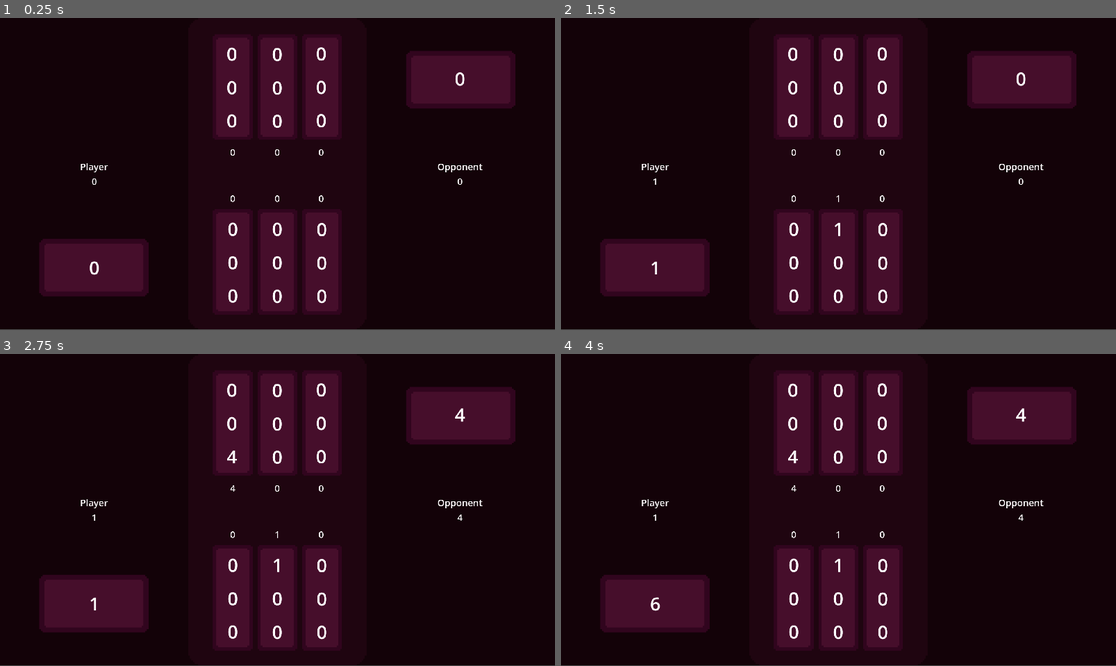
Above: before the commit, frames 1-4 (two rows, left to right).
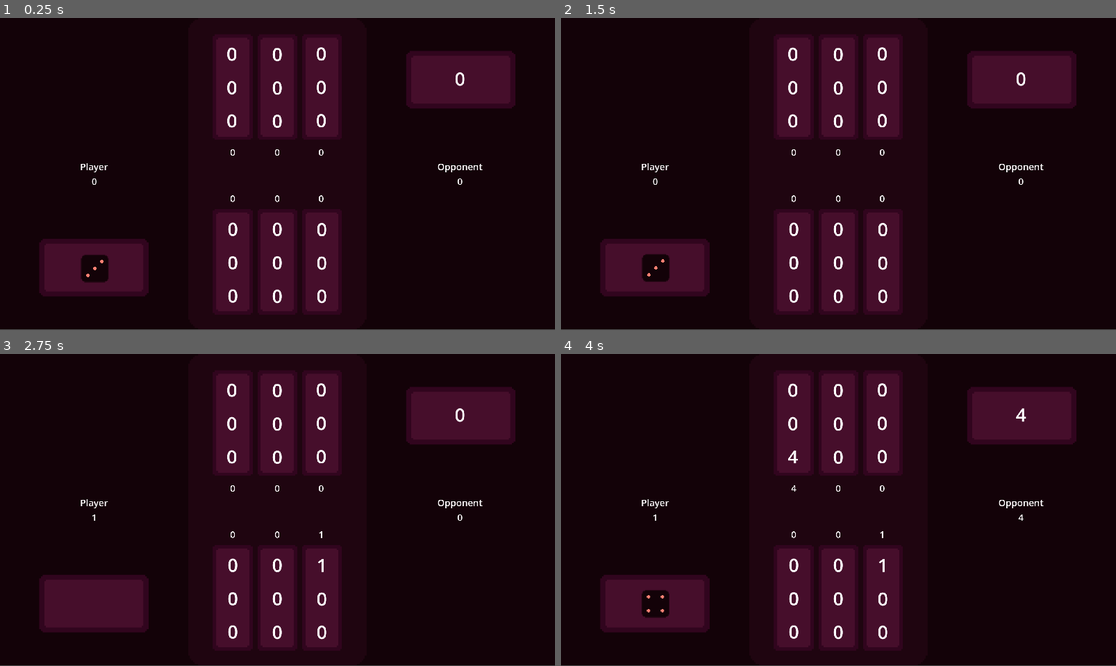
Above: after the commit, the same moments.

Repository: kimalysha93/knucklebones
Game: Godot game, scene res://knucklebones.tscn
The game is run twice, just before and just after one commit, with the same random seed, the same clock (stepped at 60 frames per second) and the same inputs.
Inputs (mouse positions are in pixels of both pictures, inside the frame that each line leads up to):
- Up to frame 1 (0.25 s): no input
- Up to frame 2 (1.5 s): move the mouse to (794, 261) at 0.52 s; click (794, 261) at 0.67 s; move the mouse to (838, 261) at 1.27 s; click (838, 261) at 1.42 s
- Up to frame 3 (2.75 s): tap Enter at 2 s; move the mouse to (321, 597) at 2.02 s; click (321, 597) at 2.17 s
- Up to frame 4 (4 s): tap Space at 2.75 s; move the mouse to (810, 572) at 2.77 s; click (810, 572) at 2.92 s; tap Enter at 3.5 s; move the mouse to (1005, 556) at 3.52 s; click (1005, 556) at 3.67 s

The runs differ from the first frame. In frame 1, 0.4% of the frame differs, in the area x 14-20%, y 75-85%; in frame 2, 0.5%; in frame 3, 0.3%; in frame 4, 0.5%, in the area x 14-59%, y 56-85%.

Commit message:
player dice roll sprite

Diff:
--- /dev/null
+++ b/dice.tscn
@@ -0,0 +1,76 @@
+[gd_scene load_steps=5 format=3 uid="uid://3semqo5ussj1"]
+
+[ext_resource type="Texture2D" uid="uid://dg2uipw4hrayc" path="res://assets/Dice32.png" id="1_ju2fo"]
+
+[sub_resource type="Animation" id="Animation_ju2fo"]
+resource_name = "roll_die"
+length = 0.6
+loop_mode = 1
+tracks/0/type = "value"
+tracks/0/imported = false
+tracks/0/enabled = true
+tracks/0/path = NodePath("Die:frame")
+tracks/0/interp = 1
+tracks/0/loop_wrap = true
+tracks/0/keys = {
+"times": PackedFloat32Array(0, 0.1, 0.2, 0.3, 0.4, 0.5),
+"transitions": PackedFloat32Array(1, 1, 1, 1, 1, 1),
+"update": 1,
+"values": [0, 4, 2, 5, 1, 3]
+}
+tracks/1/type = "value"
+tracks/1/imported = false
+tracks/1/enabled = true
+tracks/1/path = NodePath("Die:position")
+tracks/1/interp = 1
+tracks/1/loop_wrap = true
+tracks/1/keys = {
+"times": PackedFloat32Array(0, 0.1, 0.2, 0.3001, 0.4001, 0.5),
+"transitions": PackedFloat32Array(1, 1, 1, 1, 1, 1),
+"update": 0,
+"values": [Vector2(1, 0), Vector2(0, 0), Vector2(1, 1), Vector2(1, 0), Vector2(-0.965243, 0), Vector2(-1, -1)]
+}
+
+[sub_resource type="Animation" id="Animation_m4jp2"]
+length = 0.001
+tracks/0/type = "value"
+tracks/0/imported = false
+tracks/0/enabled = true
+tracks/0/path = NodePath("Die:frame")
+tracks/0/interp = 1
+tracks/0/loop_wrap = true
+tracks/0/keys = {
+"times": PackedFloat32Array(0),
+"transitions": PackedFloat32Array(1),
+"update": 1,
+"values": [0]
+}
+tracks/1/type = "value"
+tracks/1/imported = false
+tracks/1/enabled = true
+tracks/1/path = NodePath("Die:position")
+tracks/1/interp = 1
+tracks/1/loop_wrap = true
+tracks/1/keys = {
+"times": PackedFloat32Array(0),
+"transitions": PackedFloat32Array(1),
+"update": 0,
+"values": [Vector2(0, 0)]
+}
+
+[sub_resource type="AnimationLibrary" id="AnimationLibrary_qu4n6"]
+_data = {
+&"RESET": SubResource("Animation_m4jp2"),
+&"roll_die": SubResource("Animation_ju2fo")
+}
+
+[node name="Dice" type="Node2D"]
+
+[node name="Die" type="Sprite2D" parent="."]
+texture = ExtResource("1_ju2fo")
+hframes = 6
+
+[node name="AnimationPlayer" type="AnimationPlayer" parent="."]
+libraries = {
+&"": SubResource("AnimationLibrary_qu4n6")
+}
--- a/knucklebones.tscn
+++ b/knucklebones.tscn
@@ -1,7 +1,8 @@
-[gd_scene load_steps=6 format=3 uid="uid://ccv14bhoxf00s"]
+[gd_scene load_steps=7 format=3 uid="uid://ccv14bhoxf00s"]
 
 [ext_resource type="Texture2D" uid="uid://3e3pfbrlm7t0" path="res://assets/Board.png" id="1_0ki74"]
 [ext_resource type="Script" uid="uid://j30roil5u130" path="res://scripts/game_manager.gd" id="2_0ki74"]
+[ext_resource type="PackedScene" uid="uid://3semqo5ussj1" path="res://dice.tscn" id="3_fn8u2"]
 [ext_resource type="Script" uid="uid://crogmong7igih" path="res://scripts/game_over.gd" id="3_m8h7s"]
 [ext_resource type="PackedScene" uid="uid://c70n81fi3ef74" path="res://pause_menu.tscn" id="4_0ki74"]
 
@@ -148,6 +149,7 @@
 [node name="DiceLabels" type="Node" parent="GameManager"]
 
 [node name="PlayerDiceRoll" type="Label" parent="GameManager/DiceLabels"]
+visible = false
 offset_left = 280.0
 offset_top = 816.0
 offset_right = 374.5
@@ -389,6 +391,10 @@
 horizontal_alignment = 1
 vertical_alignment = 1
 metadata/_edit_use_anchors_ = true
+
+[node name="PlayerTurnDiceRoll" parent="GameManager/DiceLabels" instance=ExtResource("3_fn8u2")]
+position = Vector2(325, 865)
+scale = Vector2(3, 3)
 
 [node name="GameOver" type="CanvasLayer" parent="."]
 script = ExtResource("3_m8h7s")
@@ -445,6 +451,7 @@
 [node name="PauseMenu" type="CanvasLayer" parent="."]
 
 [node name="PauseMenu" parent="PauseMenu" instance=ExtResource("4_0ki74")]
+visible = false
 
 [connection signal="input_event" from="PlayerColumns/PlayerColumn0" to="GameManager" method="_on_player_column_0_input_event"]
 [connection signal="input_event" from="PlayerColumns/PlayerColumn1" to="GameManager" method="_on_player_column_1_input_event"]
--- a/scripts/game_manager.gd
+++ b/scripts/game_manager.gd
@@ -28,7 +28,7 @@
 var opp_total_score = 0
 
 @onready var game_manager: Node = $"."
-@onready var player_dice_roll: Label = $DiceLabels/PlayerDiceRoll
+@onready var player_turn_dice_roll: Node2D = $DiceLabels/PlayerTurnDiceRoll
 @onready var opp_dice_roll: Label = $DiceLabels/OppDiceRoll
 @onready var roll_timer: Timer = $"../RollTimer"
 
@@ -88,10 +88,10 @@
 # rolls the dice for player
 func player_roll():
 	dice_roll = int(floor(rng.randf_range(1,7)))
-	# dice_roll = int(floor(rng.randf_range(1,3)))
-	# instead of changing text, would change sprite here
-	player_dice_roll.text = str(dice_roll)
-	# return dice_roll
+	# stop dice roll animation here
+	player_turn_dice_roll.get_node("AnimationPlayer").pause()
+	# change sprite here
+	player_turn_dice_roll.get_node("Die").set_frame(dice_roll-1)
 
 # rolls the dice for opponent
 func opp_roll():
@@ -103,12 +103,15 @@
 
 func player_turn():
 	# start dice rolling animation here
-	await get_tree().create_timer(1).timeout
+	player_turn_dice_roll.show()
+	player_turn_dice_roll.get_node("AnimationPlayer").play("roll_die")
+	await get_tree().create_timer(1.5).timeout
 	player_roll()
 	player_input = true # set to true when player can go
 
 # update player grid
 func update_player_board():
+	player_turn_dice_roll.hide()
 	player_dice_roll_00.text = str(player_grid[0][0])
 	player_dice_roll_10.text = str(player_grid[1][0])
 	player_dice_roll_20.text = str(player_grid[2][0])
@@ -323,7 +326,7 @@
 
 func opp_turn():
 	# start dice rolling animation here
-	await get_tree().create_timer(1).timeout
+	await get_tree().create_timer(1.5).timeout
 	opp_roll()
 
 	# variable to break out of nested loops and prevent dice from being placed multiple times
Binary file added: assets/Dice32.png
Not shown, added: assets/Dice32.png.import
